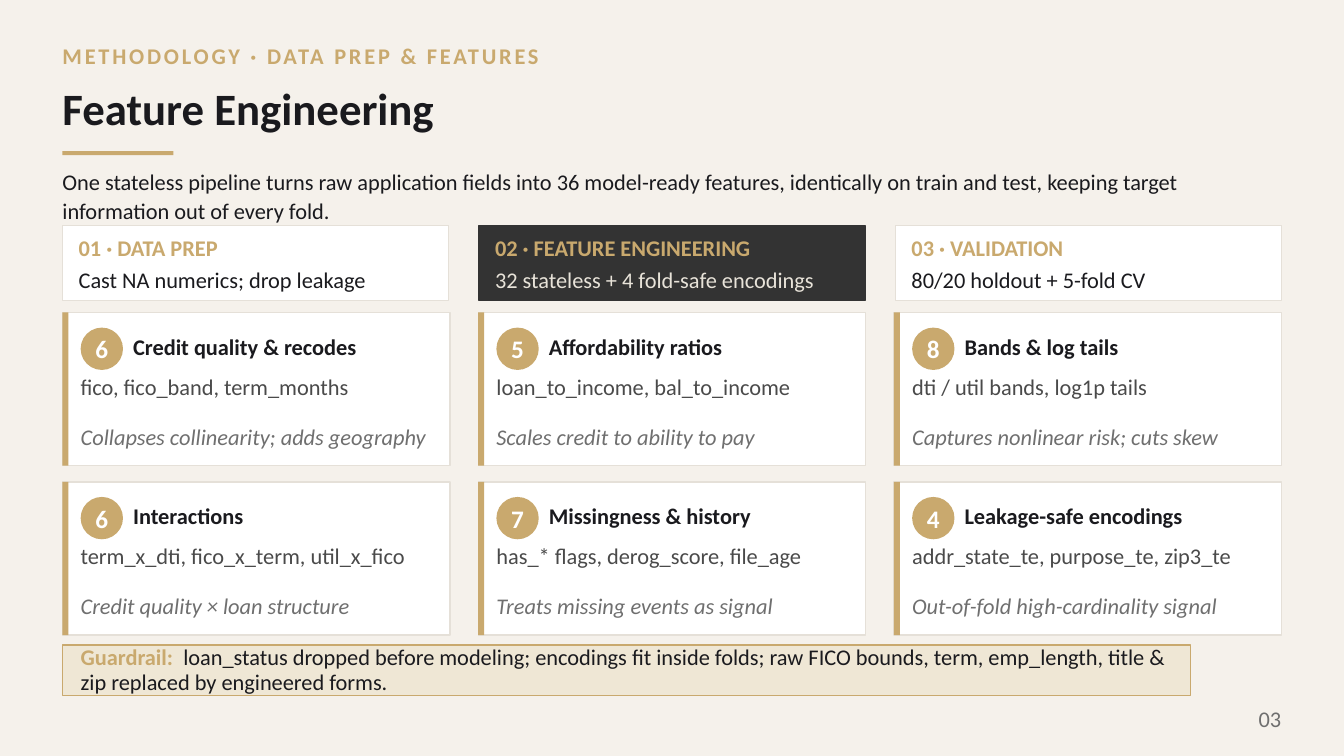
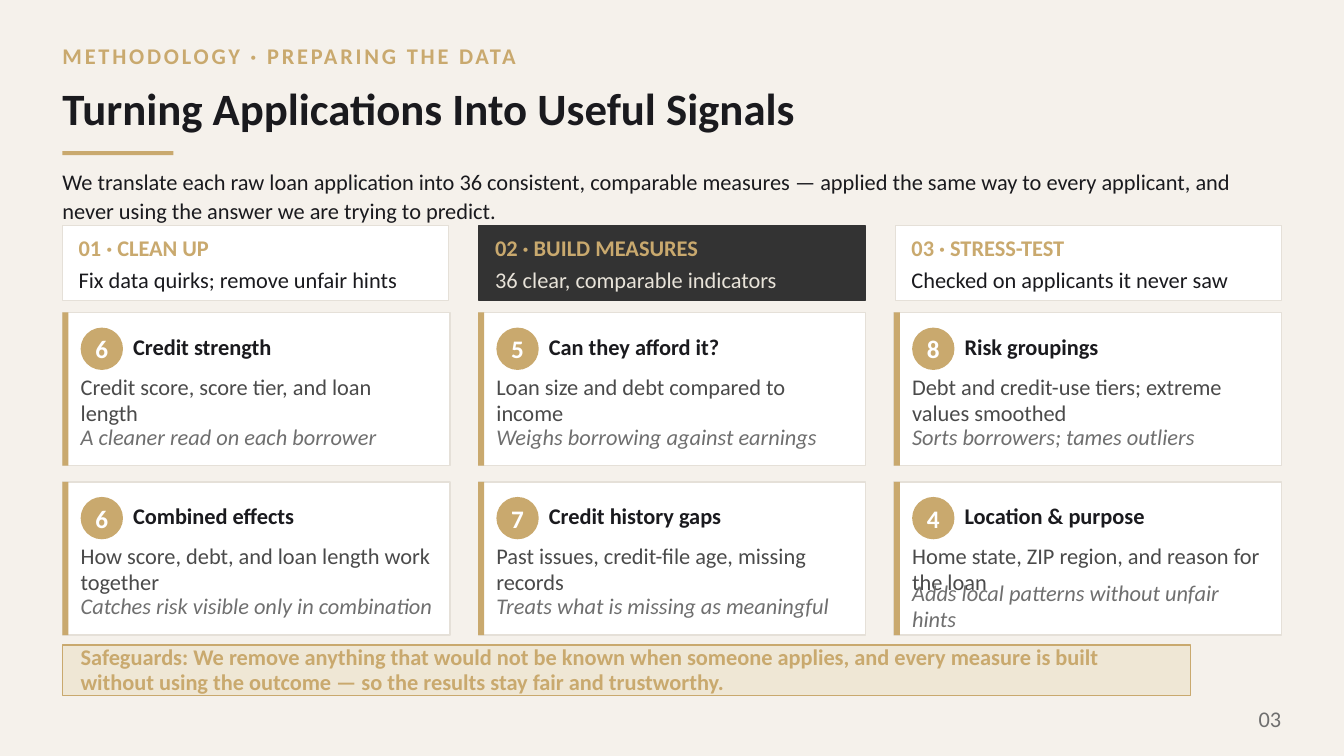
Before and after one commit to liulawrence2002/applied-ai, a slide deck: slide 3 of project 1/LendingClub_Project1_final.pptx. Drawn at 1344x756 pixels with LibreOffice and Linux fonts; fonts in the diff are those of the drawing. Boxes give left, top, right and bottom in pixels: in the first picture for what was removed or moved away, otherwise in the second. Text is boxed around its words. In the diff, an @@ line names an element or a change of style, - is before the commit and + after.

Commit message:
Refactor EDA notebook and remove unused presentation files
- Updated the EDA notebook (01_eda.ipynb) to clarify the dataset's structure and quality, removing unnecessary line breaks for better readability.
- Deleted obsolete PowerPoint files related to the Lending Club project to clean up the repository.

```diff
--- a/project 1/LendingClub_Project1_final.pptx
+++ b/project 1/LendingClub_Project1_final.pptx
@@ text at (459,49,516,64): text changed @@
-METHODOLOGY · DATA PREP & FEATURES
+METHODOLOGY · PREPARING THE DATA
@@ text at (62,93,794,133): text changed @@
-Feature Engineering
+Turning Applications Into Useful Signals
@@ text at (62,174,1230,223): text changed @@
-One stateless pipeline turns raw application fields into 36 model-ready features, identically on train and test, keeping target information out of every fold.
+We translate each raw loan application into 36 consistent, comparable measures — applied the same way to every applicant, and never using the answer we are trying to predict.
@@ text at (79,241,208,256): text changed @@
-01 · DATA PREP
+01 · CLEAN UP
@@ text at (495,241,698,256): text changed @@
-02 · FEATURE ENGINEERING
+02 · BUILD MEASURES
@@ text at (911,241,1064,256): text changed @@
-03 · VALIDATION
+03 · STRESS-TEST
@@ text at (79,272,397,292): text changed @@
-Cast NA numerics; drop leakage
+Fix data quirks; remove unfair hints
@@ text at (495,272,777,292): text changed @@
-32 stateless + 4 fold-safe encodings
+36 clear, comparable indicators
@@ text at (911,272,1228,292): text changed @@
-80/20 holdout + 5-fold CV
+Checked on applicants it never saw
@@ text at (133,339,271,359): text changed @@
-Credit quality & recodes
+Credit strength
@@ text at (549,339,720,359): text changed @@
-Affordability ratios
+Can they afford it?
@@ text at (965,339,1098,359): text changed @@
-Bands & log tails
+Risk groupings
@@ text at (81,379,371,425): text changed @@
-fico, fico_band, term_months
+Credit score, score tier, and loan length
@@ text at (496,379,785,421): text changed @@
-loan_to_income, bal_to_income
+Loan size and debt compared to income
@@ text at (912,379,1221,421): text changed @@
-dti / util bands, log1p tails
+Debt and credit-use tiers; extreme values smoothed
@@ text at (81,429,376,445): text changed @@
-Collapses collinearity; adds geography
+A cleaner read on each borrower
@@ text at (496,429,817,449): text changed @@
-Scales credit to ability to pay
+Weighs borrowing against earnings
@@ text at (912,429,1195,448): text changed @@
-Captures nonlinear risk; cuts skew
+Sorts borrowers; tames outliers
@@ text at (133,508,294,524): text changed @@
-Interactions
+Combined effects
@@ text at (549,508,721,528): text changed @@
-Missingness & history
+Credit history gaps
@@ text at (965,508,1145,528): text changed @@
-Leakage-safe encodings
+Location & purpose
@@ text at (81,548,430,594): text changed @@
-term_x_dti, fico_x_term, util_x_fico
+How score, debt, and loan length work together
@@ text at (496,548,806,590): text changed @@
-has_* flags, derog_score, file_age
+Past issues, credit-file age, missing records
@@ text at (912,548,1260,596): text changed @@
-addr_state_te, purpose_te, zip3_te
+Home state, ZIP region, and reason for the loan
@@ text at (81,598,432,618): text changed @@
-Credit quality × loan structure
+Catches risk visible only in combination
@@ text at (496,598,829,618): text changed @@
-Treats missing events as signal
+Treats what is missing as meaningful
@@ text at (912,582,1219,627): text changed @@
-Out-of-fold high-cardinality signal
+Adds local patterns without unfair hints
@@ text at (81,649,1098,696): text changed; text colour #1A1A1E to #C9A96E; bold on @@
-Guardrail: loan_status dropped before modeling; encodings fit inside folds; raw FICO bounds, term, emp_length, title & zip replaced by engineered forms.
+Safeguards: We remove anything that would not be known when someone applies, and every measure is built without using the outcome — so the results stay fair and trustworthy.
```
Also in this commit, not shown: 1 other slide changed, 36 other files.
